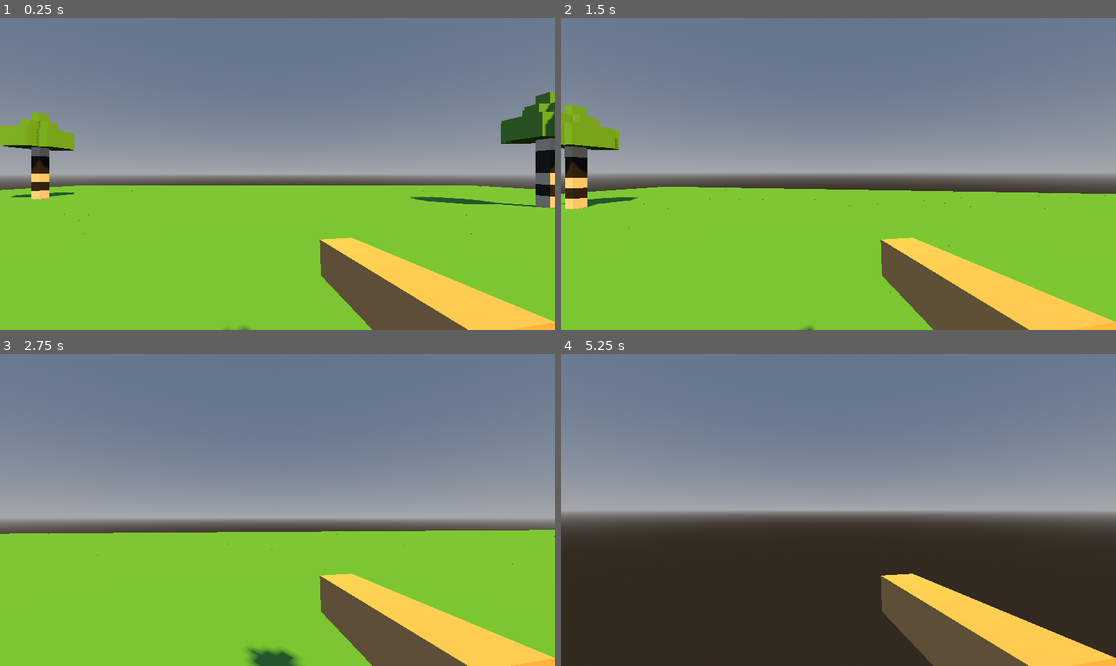
Above: before the commit, frames 1-4 (two rows, left to right).
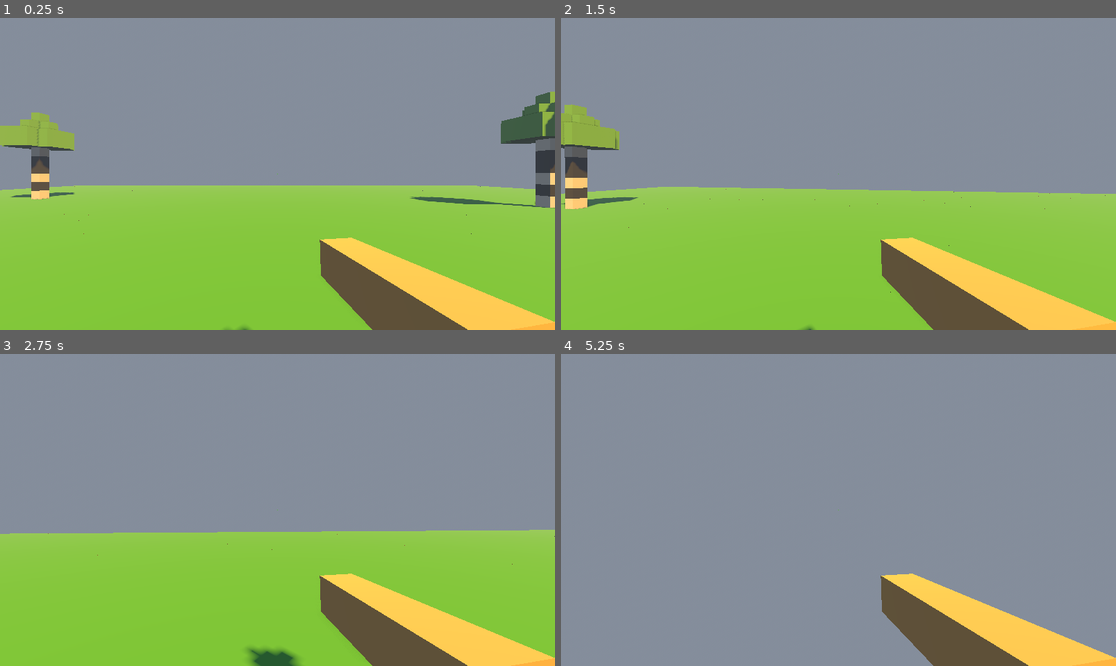
Above: after the commit, the same moments.

Repository: Shibalba/bricklayer
Game: Godot game, scene res://main.tscn
Same seed, same stepped clock (60 frames per second), same inputs: the game is played once before the commit and once after it. Sound files missing from this copy of the repository are replaced by a short silence.
Inputs (mouse positions are in pixels of both pictures, inside the frame that each line leads up to):
- Up to frame 1 (0.25 s): no input
- Up to frame 2 (1.5 s): tap Enter at 0.5 s; move the mouse to (866, 174) at 0.52 s; hold Tab (ui_focus_next) 0.53-1.28 s; hold W (move_forward) from 0.53 s (still down); tap Space (jump) at 0.77 s; move the mouse to (810, 174) at 1.27 s; click (810, 174) at 1.35 s
- Up to frame 3 (2.75 s): keep holding W (move_forward); tap Space (jump) at 1.52 s; tap Tab (ui_focus_next) at 1.55, 2.3 s; move the mouse to (288, 503) at 2.02 s; hold Right mouse button (right_click) from 2.03 s (still down)
- Up to frame 4 (5.25 s): keep holding W (move_forward); move the mouse to (832, 516) at 2.77 s; release Right mouse button (right_click) at 2.78 s; tap Tab (ui_focus_next) at 2.85, 4.55 s; tap Space (jump) at 3.02, 3.77, 4.52 s; move the mouse to (877, 513) at 3.52 s; hold Tab (ui_focus_next) 3.53-4.28 s; move the mouse to (794, 506) at 4.27 s; click (794, 506) at 4.35 s; move the mouse to (844, 510) at 5.02 s; hold Right mouse button (right_click) from 5.03 s (still down)

The runs differ from the first frame. In frame 1, 30% of the frame differs, in the area x 0-100%, y 0-70%; in frame 2, 30%; in frame 3, 27%; in frame 4, 61%, in the area x 0-100%, y 0-100%.

Commit message:
Update input configuration and enhance scene structure with controls overlay

Diff:
--- a/main.tscn
+++ b/main.tscn
@@ -16,8 +16,10 @@
 [sub_resource type="Environment" id="Environment_1bvp3"]
 background_mode = 2
 sky = SubResource("Sky_h2yge")
+ssao_enabled = true
+ssil_enabled = true
 sdfgi_enabled = true
-volumetric_fog_enabled = true
+fog_enabled = true
 volumetric_fog_density = 0.02
 
 [sub_resource type="PhysicsMaterial" id="PhysicsMaterial_lquwl"]
@@ -98,9 +100,17 @@
 size = Vector3(0.5, 0.5, 0.5)
 
 [sub_resource type="Shader" id="Shader_1bvp3"]
-code = "shader_type spatial;\nrender_mode unshaded, wireframe, cull_disabled;\n\nvoid fragment() {\n\tALBEDO = vec3(0.0, 0.0, 0.0);\n\tALPHA = 1.0;\n}\n"
+code = "shader_type spatial;
+render_mode unshaded, wireframe, cull_disabled;
+
+void fragment() {
+	ALBEDO = vec3(0.0, 0.0, 0.0);
+	ALPHA = 1.0;
+}
+"
 
 [sub_resource type="ShaderMaterial" id="ShaderMaterial_1bvp3"]
+render_priority = 0
 shader = SubResource("Shader_1bvp3")
 
 [node name="Main" type="Node3D" unique_id=1609097307]
@@ -128,21 +138,21 @@
 [node name="CollisionShape3D" type="CollisionShape3D" parent="Floor" unique_id=526340134]
 shape = SubResource("ConvexPolygonShape3D_ig7tw")
 
-[node name="GroundGenerator" type="Node3D" parent="."]
+[node name="GroundGenerator" type="Node3D" parent="." unique_id=2024257588]
 script = ExtResource("6_e1t97")
 
-[node name="Blocks" type="Node3D" parent="GroundGenerator"]
-
-[node name="BirchTreeA" parent="." instance=ExtResource("5_2d8qk")]
+[node name="Blocks" type="Node3D" parent="GroundGenerator" unique_id=1267028084]
+
+[node name="BirchTreeA" parent="." unique_id=500066435 instance=ExtResource("5_2d8qk")]
 transform = Transform3D(1, 0, 0, 0, 1, 0, 0, 0, 1, 8, 0, 8)
 
-[node name="BirchTreeB" parent="." instance=ExtResource("5_2d8qk")]
+[node name="BirchTreeB" parent="." unique_id=1265334508 instance=ExtResource("5_2d8qk")]
 transform = Transform3D(1, 0, 0, 0, 1, 0, 0, 0, 1, -10, 0, 6)
 
-[node name="BirchTreeC" parent="." instance=ExtResource("5_2d8qk")]
+[node name="BirchTreeC" parent="." unique_id=1831927946 instance=ExtResource("5_2d8qk")]
 transform = Transform3D(1, 0, 0, 0, 1, 0, 0, 0, 1, 12, 0, -9)
 
-[node name="BirchTreeD" parent="." instance=ExtResource("5_2d8qk")]
+[node name="BirchTreeD" parent="." unique_id=252883719 instance=ExtResource("5_2d8qk")]
 transform = Transform3D(1, 0, 0, 0, 1, 0, 0, 0, 1, -14, 0, -12)
 
 [node name="Player" type="CharacterBody3D" parent="." unique_id=1941755123]
@@ -204,83 +214,6 @@
 grow_vertical = 2
 color = Color(0, 0, 0, 0.5)
 script = ExtResource("3_h2yge")
-
-[node name="ControlsOverlay" type="ColorRect" parent="CanvasLayer"]
-visible = false
-process_mode = 3
-anchors_preset = 15
-anchor_right = 1.0
-anchor_bottom = 1.0
-grow_horizontal = 2
-grow_vertical = 2
-mouse_filter = 2
-color = Color(0, 0, 0, 0.65)
-script = ExtResource("4_1x8sf")
-
-[node name="Panel" type="PanelContainer" parent="CanvasLayer/ControlsOverlay"]
-layout_mode = 1
-anchors_preset = 8
-anchor_left = 0.5
-anchor_top = 0.5
-anchor_right = 0.5
-anchor_bottom = 0.5
-offset_left = -360.0
-offset_top = -220.0
-offset_right = 360.0
-offset_bottom = 220.0
-grow_horizontal = 2
-grow_vertical = 2
-
-[node name="Margin" type="MarginContainer" parent="CanvasLayer/ControlsOverlay/Panel"]
-layout_mode = 2
-theme_override_constants/margin_left = 20
-theme_override_constants/margin_top = 20
-theme_override_constants/margin_right = 20
-theme_override_constants/margin_bottom = 20
-
-[node name="Content" type="VBoxContainer" parent="CanvasLayer/ControlsOverlay/Panel/Margin"]
-layout_mode = 2
-
-[node name="Title" type="Label" parent="CanvasLayer/ControlsOverlay/Panel/Margin/Content"]
-layout_mode = 2
-theme_override_font_sizes/font_size = 26
-text = "Controls"
-horizontal_alignment = 1
-
-[node name="Hint" type="Label" parent="CanvasLayer/ControlsOverlay/Panel/Margin/Content"]
-layout_mode = 2
-text = "Press F1 to close"
-horizontal_alignment = 1
-
-[node name="Columns" type="HBoxContainer" parent="CanvasLayer/ControlsOverlay/Panel/Margin/Content"]
-layout_mode = 2
-theme_override_constants/separation = 30
-
-[node name="KeyboardColumn" type="VBoxContainer" parent="CanvasLayer/ControlsOverlay/Panel/Margin/Content/Columns"]
-layout_mode = 2
-size_flags_horizontal = 3
-
-[node name="KeyboardTitle" type="Label" parent="CanvasLayer/ControlsOverlay/Panel/Margin/Content/Columns/KeyboardColumn"]
-layout_mode = 2
-theme_override_font_sizes/font_size = 20
-text = "Mouse + Keyboard"
-
-[node name="KeyboardText" type="Label" parent="CanvasLayer/ControlsOverlay/Panel/Margin/Content/Columns/KeyboardColumn"]
-layout_mode = 2
-autowrap_mode = 3
-
-[node name="GamepadColumn" type="VBoxContainer" parent="CanvasLayer/ControlsOverlay/Panel/Margin/Content/Columns"]
-layout_mode = 2
-size_flags_horizontal = 3
-
-[node name="GamepadTitle" type="Label" parent="CanvasLayer/ControlsOverlay/Panel/Margin/Content/Columns/GamepadColumn"]
-layout_mode = 2
-theme_override_font_sizes/font_size = 20
-text = "Gamepad"
-
-[node name="GamepadText" type="Label" parent="CanvasLayer/ControlsOverlay/Panel/Margin/Content/Columns/GamepadColumn"]
-layout_mode = 2
-autowrap_mode = 3
 
 [node name="MainButtons" type="VBoxContainer" parent="CanvasLayer/PauseMenu" unique_id=1117693403]
 layout_mode = 1
@@ -304,7 +237,7 @@
 layout_mode = 2
 text = "Settings"
 
-[node name="ControlsButton" type="Button" parent="CanvasLayer/PauseMenu/MainButtons"]
+[node name="ControlsButton" type="Button" parent="CanvasLayer/PauseMenu/MainButtons" unique_id=252867402]
 layout_mode = 2
 text = "Controls"
 
@@ -357,7 +290,7 @@
 layout_mode = 2
 text = "Max FPS: "
 
-[node name="FpsButton" type="OptionButton" parent="CanvasLayer/PauseMenu/SettingsPage/FpsRow" unique_id=9876543210]
+[node name="FpsButton" type="OptionButton" parent="CanvasLayer/PauseMenu/SettingsPage/FpsRow" unique_id=1286608618]
 layout_mode = 2
 item_count = 5
 popup/item_0/text = "30"
@@ -379,6 +312,83 @@
 layout_mode = 2
 text = "< Back"
 
+[node name="ControlsOverlay" type="ColorRect" parent="CanvasLayer" unique_id=1219503740]
+process_mode = 3
+visible = false
+anchors_preset = 15
+anchor_right = 1.0
+anchor_bottom = 1.0
+grow_horizontal = 2
+grow_vertical = 2
+mouse_filter = 2
+color = Color(0, 0, 0, 0.65)
+script = ExtResource("4_1x8sf")
+
+[node name="Panel" type="PanelContainer" parent="CanvasLayer/ControlsOverlay" unique_id=626845206]
+layout_mode = 1
+anchors_preset = 8
+anchor_left = 0.5
+anchor_top = 0.5
+anchor_right = 0.5
+anchor_bottom = 0.5
+offset_left = -360.0
+offset_top = -220.0
+offset_right = 360.0
+offset_bottom = 220.0
+grow_horizontal = 2
+grow_vertical = 2
+
+[node name="Margin" type="MarginContainer" parent="CanvasLayer/ControlsOverlay/Panel" unique_id=641324263]
+layout_mode = 2
+theme_override_constants/margin_left = 20
+theme_override_constants/margin_top = 20
+theme_override_constants/margin_right = 20
+theme_override_constants/margin_bottom = 20
+
+[node name="Content" type="VBoxContainer" parent="CanvasLayer/ControlsOverlay/Panel/Margin" unique_id=572179311]
+layout_mode = 2
+
+[node name="Title" type="Label" parent="CanvasLayer/ControlsOverlay/Panel/Margin/Content" unique_id=2020512840]
+layout_mode = 2
+theme_override_font_sizes/font_size = 26
+text = "Controls"
+horizontal_alignment = 1
+
+[node name="Hint" type="Label" parent="CanvasLayer/ControlsOverlay/Panel/Margin/Content" unique_id=1721972193]
+layout_mode = 2
+text = "Press F1 to close"
+horizontal_alignment = 1
+
+[node name="Columns" type="HBoxContainer" parent="CanvasLayer/ControlsOverlay/Panel/Margin/Content" unique_id=1394501735]
+layout_mode = 2
+theme_override_constants/separation = 30
+
+[node name="KeyboardColumn" type="VBoxContainer" parent="CanvasLayer/ControlsOverlay/Panel/Margin/Content/Columns" unique_id=53847539]
+layout_mode = 2
+size_flags_horizontal = 3
+
+[node name="KeyboardTitle" type="Label" parent="CanvasLayer/ControlsOverlay/Panel/Margin/Content/Columns/KeyboardColumn" unique_id=721994448]
+layout_mode = 2
+theme_override_font_sizes/font_size = 20
+text = "Mouse + Keyboard"
+
+[node name="KeyboardText" type="Label" parent="CanvasLayer/ControlsOverlay/Panel/Margin/Content/Columns/KeyboardColumn" unique_id=845983419]
+layout_mode = 2
+autowrap_mode = 3
+
+[node name="GamepadColumn" type="VBoxContainer" parent="CanvasLayer/ControlsOverlay/Panel/Margin/Content/Columns" unique_id=276557755]
+layout_mode = 2
+size_flags_horizontal = 3
+
+[node name="GamepadTitle" type="Label" parent="CanvasLayer/ControlsOverlay/Panel/Margin/Content/Columns/GamepadColumn" unique_id=1290260552]
+layout_mode = 2
+theme_override_font_sizes/font_size = 20
+text = "Gamepad"
+
+[node name="GamepadText" type="Label" parent="CanvasLayer/ControlsOverlay/Panel/Margin/Content/Columns/GamepadColumn" unique_id=1378737317]
+layout_mode = 2
+autowrap_mode = 3
+
 [node name="Bricks" type="Node3D" parent="." unique_id=100805324]
 unique_name_in_owner = true
 
--- a/project.godot
+++ b/project.godot
@@ -22,6 +22,36 @@
 
 [input]
 
+ui_accept={
+"deadzone": 0.5,
+"events": [Object(InputEventKey,"resource_local_to_scene":false,"resource_name":"","device":-1,"window_id":0,"alt_pressed":false,"shift_pressed":false,"ctrl_pressed":false,"meta_pressed":false,"pressed":false,"keycode":4194309,"physical_keycode":0,"key_label":0,"unicode":0,"location":0,"echo":false,"script":null)
+, Object(InputEventJoypadButton,"resource_local_to_scene":false,"resource_name":"","device":-1,"button_index":0,"pressure":0.0,"pressed":false,"script":null)
+]
+}
+ui_cancel={
+"deadzone": 0.5,
+"events": [Object(InputEventKey,"resource_local_to_scene":false,"resource_name":"","device":-1,"window_id":0,"alt_pressed":false,"shift_pressed":false,"ctrl_pressed":false,"meta_pressed":false,"pressed":false,"keycode":4194305,"physical_keycode":0,"key_label":0,"unicode":0,"location":0,"echo":false,"script":null)
+, Object(InputEventJoypadButton,"resource_local_to_scene":false,"resource_name":"","device":-1,"button_index":6,"pressure":0.0,"pressed":false,"script":null)
+]
+}
+ui_focus_next={
+"deadzone": 0.5,
+"events": [Object(InputEventKey,"resource_local_to_scene":false,"resource_name":"","device":-1,"window_id":0,"alt_pressed":false,"shift_pressed":false,"ctrl_pressed":false,"meta_pressed":false,"pressed":false,"keycode":4194306,"physical_keycode":0,"key_label":0,"unicode":0,"location":0,"echo":false,"script":null)
+, Object(InputEventJoypadButton,"resource_local_to_scene":false,"resource_name":"","device":-1,"button_index":3,"pressure":0.0,"pressed":false,"script":null)
+]
+}
+ui_up={
+"deadzone": 0.5,
+"events": [Object(InputEventKey,"resource_local_to_scene":false,"resource_name":"","device":-1,"window_id":0,"alt_pressed":false,"shift_pressed":false,"ctrl_pressed":false,"meta_pressed":false,"pressed":false,"keycode":4194320,"physical_keycode":0,"key_label":0,"unicode":0,"location":0,"echo":false,"script":null)
+, Object(InputEventJoypadButton,"resource_local_to_scene":false,"resource_name":"","device":-1,"button_index":11,"pressure":0.0,"pressed":false,"script":null)
+]
+}
+ui_down={
+"deadzone": 0.5,
+"events": [Object(InputEventKey,"resource_local_to_scene":false,"resource_name":"","device":-1,"window_id":0,"alt_pressed":false,"shift_pressed":false,"ctrl_pressed":false,"meta_pressed":false,"pressed":false,"keycode":4194322,"physical_keycode":0,"key_label":0,"unicode":0,"location":0,"echo":false,"script":null)
+, Object(InputEventJoypadButton,"resource_local_to_scene":false,"resource_name":"","device":-1,"button_index":12,"pressure":0.0,"pressed":false,"script":null)
+]
+}
 ui_text_backspace={
 "deadzone": 0.5,
 "events": [Object(InputEventKey,"resource_local_to_scene":false,"resource_name":"","device":-1,"window_id":0,"alt_press …(192 unchanged characters)…
@@ -94,52 +124,15 @@
 "deadzone": 0.2,
 "events": []
 }
-
-ui_up={
-"deadzone": 0.5,
-"events": [Object(InputEventKey,"resource_local_to_scene":false,"resource_name":"","device":-1,"window_id":0,"alt_pressed":false,"shift_pressed":false,"ctrl_pressed":false,"meta_pressed":false,"pressed":false,"keycode":4194320,"physical_keycode":0,"key_label":0,"unicode":0,"location":0,"echo":false,"script":null)
-, Object(InputEventJoypadButton,"resource_local_to_scene":false,"resource_name":"","device":-1,"button_index":11,"pressure":0.0,"pressed":false,"script":null)
-]
-}
-
-ui_down={
-"deadzone": 0.5,
-"events": [Object(InputEventKey,"resource_local_to_scene":false,"resource_name":"","device":-1,"window_id":0,"alt_pressed":false,"shift_pressed":false,"ctrl_pressed":false,"meta_pressed":false,"pressed":false,"keycode":4194322,"physical_keycode":0,"key_label":0,"unicode":0,"location":0,"echo":false,"script":null)
-, Object(InputEventJoypadButton,"resource_local_to_scene":false,"resource_name":"","device":-1,"button_index":12,"pressure":0.0,"pressed":false,"script":null)
-]
-}
-
-ui_accept={
-"deadzone": 0.5,
-"events": [Object(InputEventKey,"resource_local_to_scene":false,"resource_name":"","device":-1,"window_id":0,"alt_pressed":false,"shift_pressed":false,"ctrl_pressed":false,"meta_pressed":false,"pressed":false,"keycode":4194309,"physical_keycode":0,"key_label":0,"unicode":0,"location":0,"echo":false,"script":null)
-, Object(InputEventJoypadButton,"resource_local_to_scene":false,"resource_name":"","device":-1,"button_index":0,"pressure":0.0,"pressed":false,"script":null)
-]
-}
-
 menu_back={
 "deadzone": 0.5,
 "events": [Object(InputEventKey,"resource_local_to_scene":false,"resource_name":"","device":-1,"window_id":0,"alt_press …(195 unchanged characters)…
 , Object(InputEventJoypadButton,"resource_local_to_scene":false,"resource_name":"","device":-1,"button_index":1,"pressure":0.0,"pressed":false,"script":null)
 ]
 }
-
 show_controls={
 "deadzone": 0.5,
 "events": [Object(InputEventKey,"resource_local_to_scene":false,"resource_name":"","device":-1,"window_id":0,"alt_press …(195 unchanged characters)…
-]
-}
-
-ui_focus_next={
-"deadzone": 0.5,
-"events": [Object(InputEventKey,"resource_local_to_scene":false,"resource_name":"","device":-1,"window_id":0,"alt_pressed":false,"shift_pressed":false,"ctrl_pressed":false,"meta_pressed":false,"pressed":false,"keycode":4194306,"physical_keycode":0,"key_label":0,"unicode":0,"location":0,"echo":false,"script":null)
-, Object(InputEventJoypadButton,"resource_local_to_scene":false,"resource_name":"","device":-1,"button_index":3,"pressure":0.0,"pressed":false,"script":null)
-]
-}
-
-ui_cancel={
-"deadzone": 0.5,
-"events": [Object(InputEventKey,"resource_local_to_scene":false,"resource_name":"","device":-1,"window_id":0,"alt_pressed":false,"shift_pressed":false,"ctrl_pressed":false,"meta_pressed":false,"pressed":false,"keycode":4194305,"physical_keycode":0,"key_label":0,"unicode":0,"location":0,"echo":false,"script":null)
-, Object(InputEventJoypadButton,"resource_local_to_scene":false,"resource_name":"","device":-1,"button_index":6,"pressure":0.0,"pressed":false,"script":null)
 ]
 }
 
Not shown: 1 places in main.tscn that only renumber resources
Not shown, changed: .gitignore
